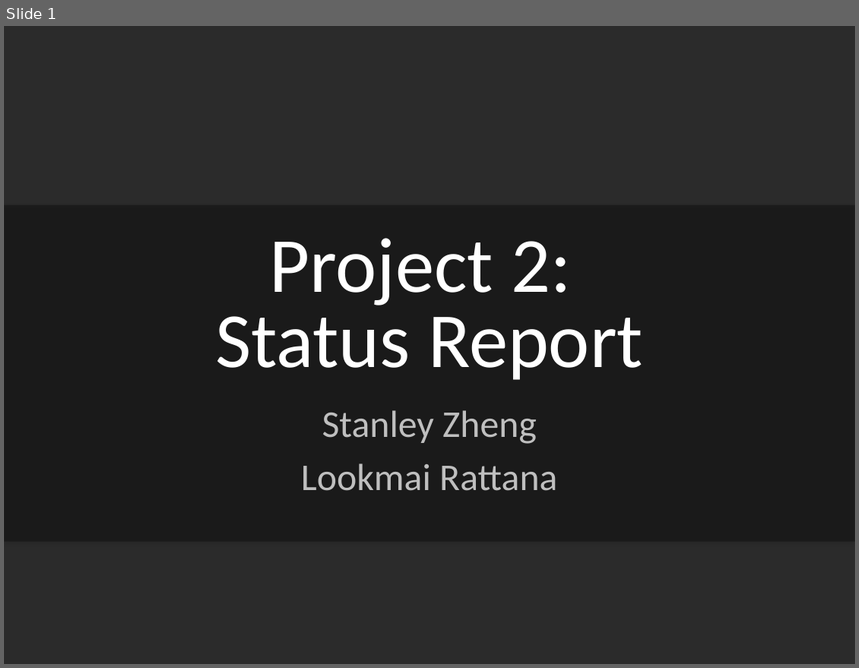
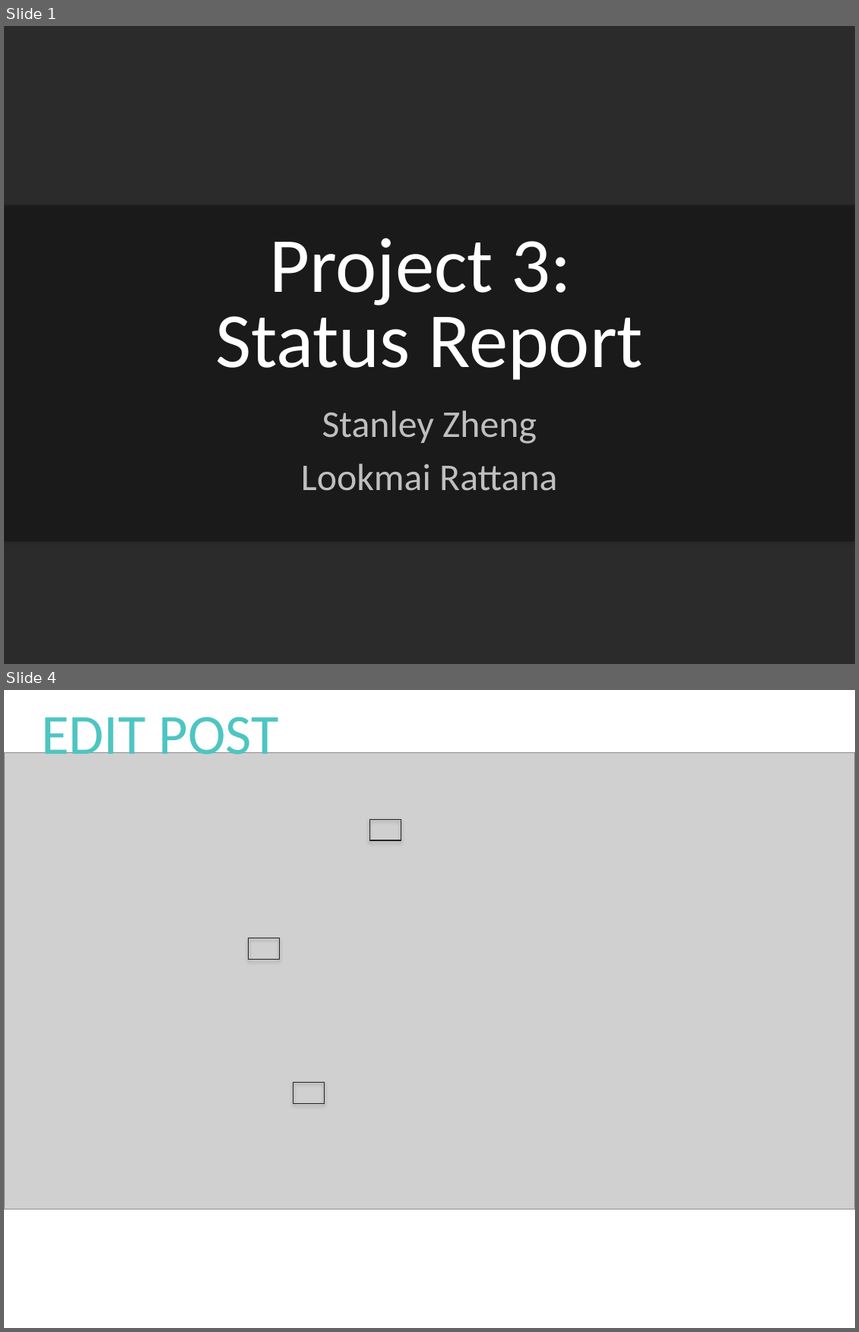
Before and after one commit to 0111001101111010/CS418-S14, a slide deck: cs418presentation2.pptx. Shown one above the other, each under a label of ours: slide 1 before the commit, slides 1 and 4 after it; the slides between them are not shown. The pictures are 859x668 and 859x1332 pixels, drawn with LibreOffice and Linux fonts; fonts in the diff are those of the drawing; grey boxes stand for pictures; background and template pictures are left out; a plain dark background stands for a picture behind light text. Boxes give left, top, right and bottom in pixels: in the first picture for what was removed or moved away, otherwise in the second. Text is boxed around its words. In the diff, an @@ line names an element or a change of style, - is before the commit and + after.

Commit message:
proj3 status report stuff

```diff
--- a/cs418presentation2.pptx
+++ b/cs418presentation2.pptx
@@ slide 4 added at <box>4,690,855,1328</box>, background #FFFFFF @@
@@ text added at <box>41,717,279,768</box>, 48 pt, text #4EC5C1 @@
+EDIT POST
@@ picture added at <box>4,752,855,1209</box> @@
@@ rectangle added at <box>370,819,401,840</box>, outline #262626 0.75 pt @@
@@ rectangle added at <box>248,939,280,960</box>, outline #262626 0.75 pt @@
@@ rectangle added at <box>294,1082,325,1103</box>, outline #262626 0.75 pt @@
@@ slide 1 changed as well @@
@@ title at <box>215,238,643,380</box>: text changed @@
-Project 2:
-Status Report
+Project 3:
+Status Report
```
Also in this commit, not shown: 5 other slides added, 6 slides removed, 4 other files.
